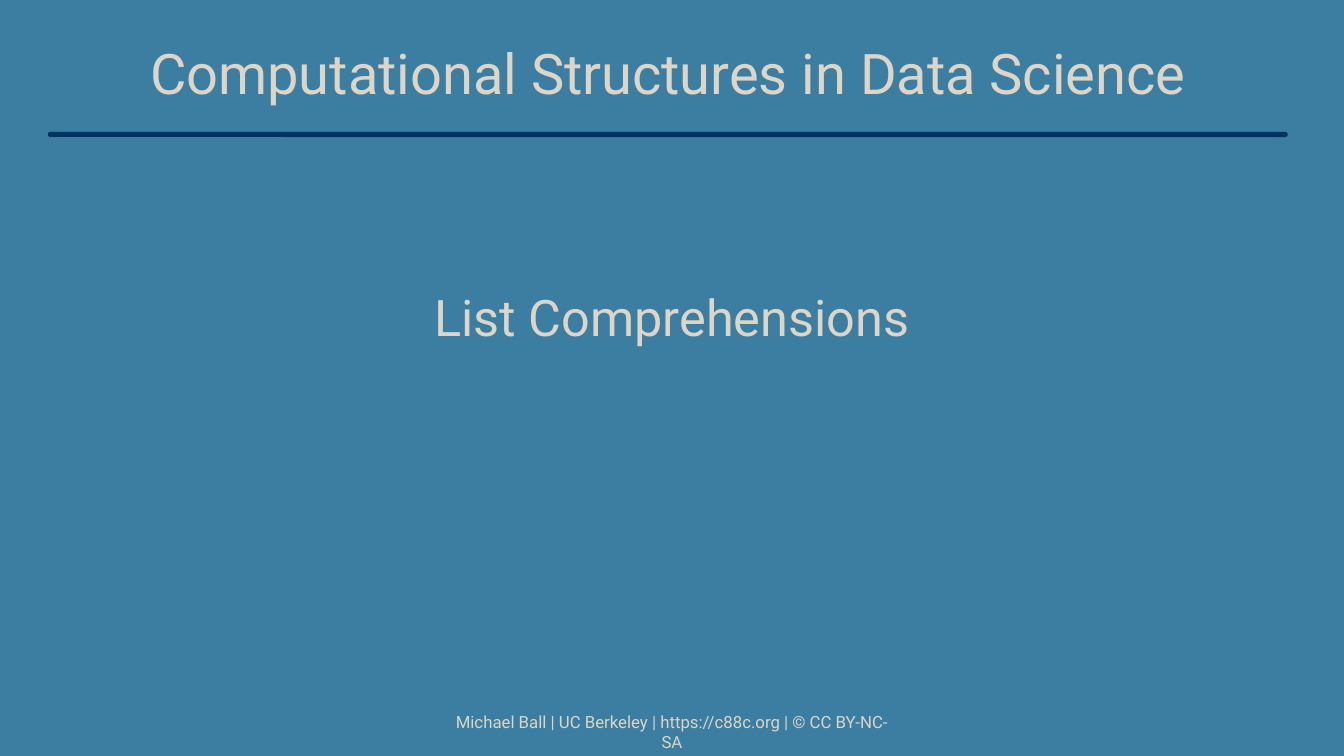
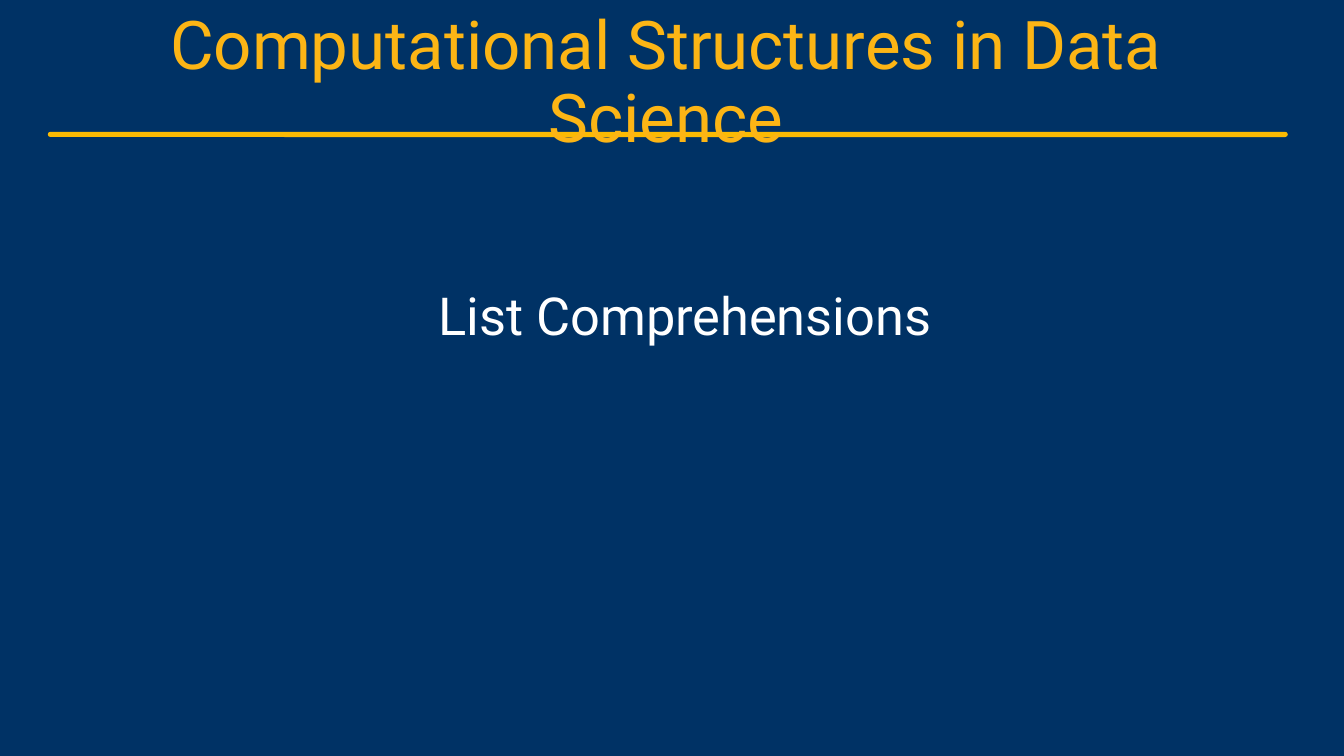
Before and after one commit to cs88-website/sp24, a slide deck: slide 4 of assets/slides/sp24/05-HOFs.pptx (slide 5 before the commit). Drawn at 1344x756 pixels with LibreOffice and Linux fonts; fonts in the diff are those of the drawing; background and template pictures are left out. Boxes give left, top, right and bottom in pixels: in the first picture for what was removed or moved away, otherwise in the second. Text is boxed around its words. In the diff, an @@ line names an element or a change of style, - is before the commit and + after.

```diff
--- a/assets/slides/sp24/05-HOFs.pptx
+++ b/assets/slides/sp24/05-HOFs.pptx
@@ background #3B7EA1 to #003265 @@
@@ text "Computational Structures in Data Science": place and size @@
-text "Computational Structures in Data Science" at (150, 52, 1186, 106)
+text "Computational Structures in Data Science" at (170, 18, 1161, 143)
@@ text "Computational Structures in Data Science" at (170, 18, 1161, 143): size 40 to 48 pt, text colour #DDD5C7 to #FCB515 @@
@@ line (50, 134) - (1286, 134): stroke #003265 3.75 pt to #FBBA03 3.75 pt @@
@@ title "List Comprehensions" at (439, 295, 931, 346): size 36 to 37.3 pt, text colour #DDD5C7 to #FFFFFF @@
@@ text removed at (456, 715, 888, 748) @@
-Michael Ball | UC Berkeley | https://c88c.org | © CC BY-NC-SA
```
Also in this commit, not shown: 36 other slides changed, 1 slide added, 1 slide removed, 7 other files.
